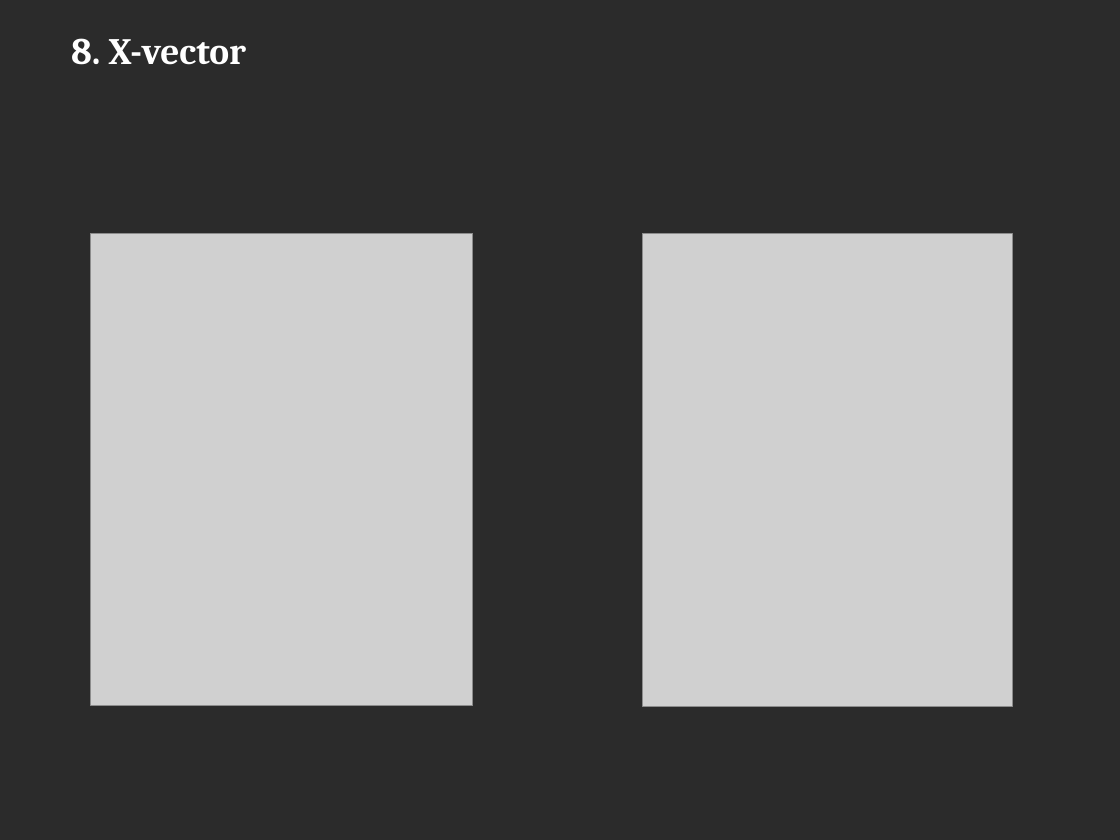
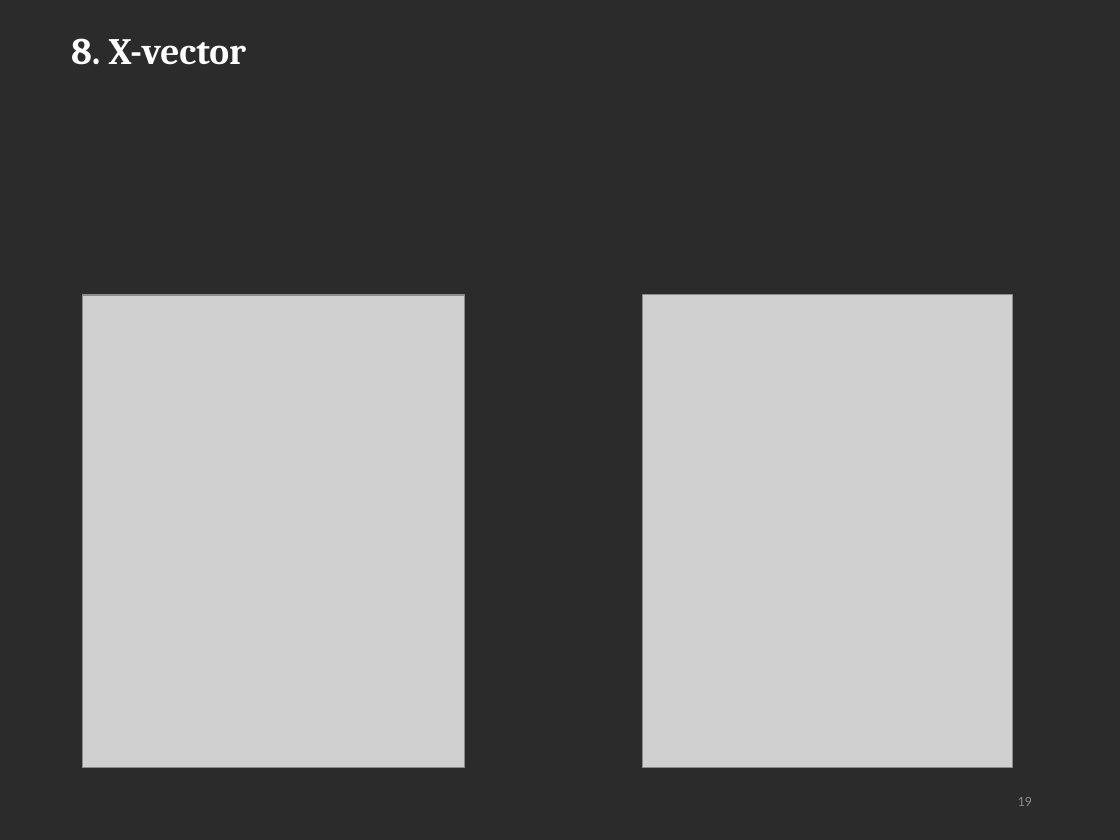
Before and after one commit to trungkien110298/thesis, a slide deck: slide 19 of slide.pptx (slide 20 before the commit). Drawn at 1120x840 pixels with LibreOffice and Linux fonts; fonts in the diff are those of the drawing; grey boxes stand for pictures; background and template pictures are left out; a plain dark background stands for a picture behind light text. Boxes give left, top, right and bottom in pixels: in the first picture for what was removed or moved away, otherwise in the second. Text is boxed around its words. In the diff, an @@ line names an element or a change of style, - is before the commit and + after.

```diff
--- a/slide.pptx
+++ b/slide.pptx
@@ picture: place and size @@
-picture at <box>91,233,473,706</box>
+picture at <box>83,295,465,767</box>
@@ picture: place and size @@
-picture at <box>643,233,1012,706</box>
+picture at <box>643,295,1012,767</box>
@@ page number added at <box>1018,797,1032,806</box>, 9 pt, text #8C8C8C @@
+19
```
Also in this commit, not shown: 27 other slides changed, 1 slide removed, 7 other files.
